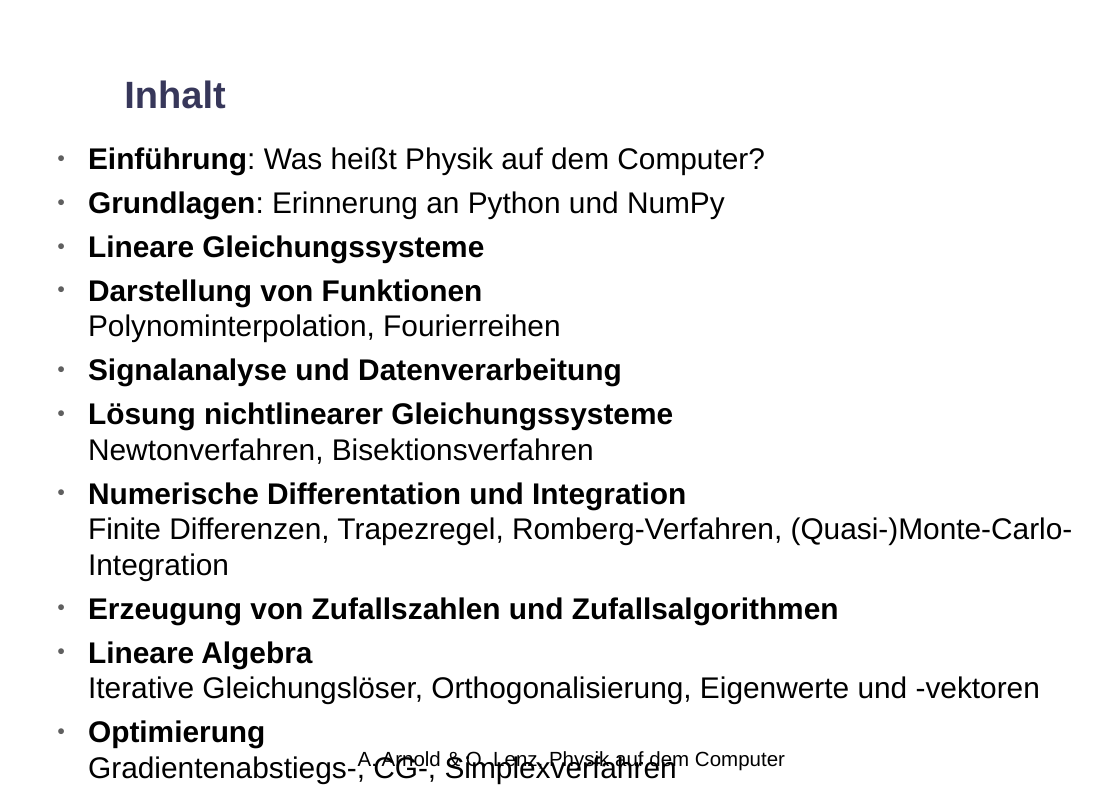
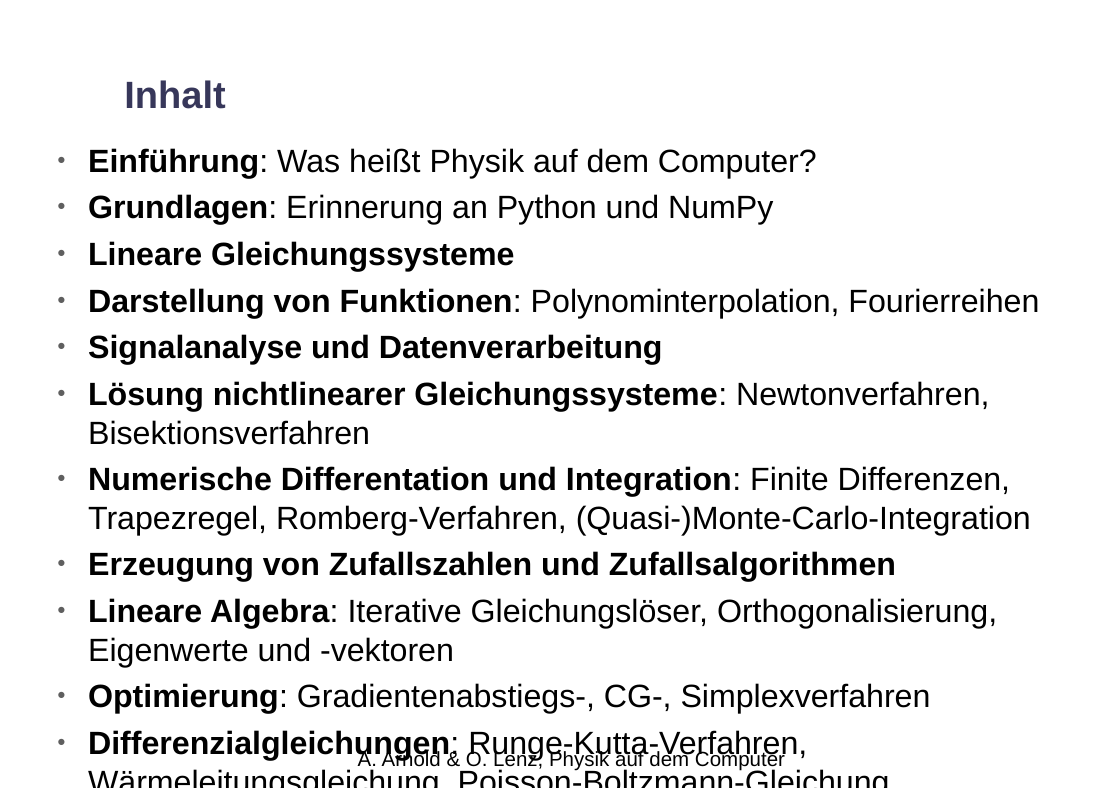
Before and after one commit to arnolda/padc, a slide deck: slide 3 of Vorlesewerbung.odp. Drawn at 1120x788 pixels with LibreOffice and Linux fonts; fonts in the diff are those of the drawing; background and template pictures are left out. Boxes give left, top, right and bottom in pixels: in the first picture for what was removed or moved away, otherwise in the second. Text is boxed around its words. In the diff, an @@ line names an element or a change of style, - is before the commit and + after.

```diff
--- a/Vorlesewerbung.odp
+++ b/Vorlesewerbung.odp
@@ text at box(88, 148, 896, 582): size 20.4 to 22 pt in "Einführung: Was heißt Physik auf dem Computer?", "Grundlagen: Erinnerung an Python und NumPy", "Lineare Gleichungssysteme", "Signalanalyse und Datenverarbeitung" and 1 more places @@
@@ text at box(88, 288, 1039, 318): text changed; size 20.4 to 22 pt @@
-● Darstellung von Funktionen
-  Polynominterpolation, Fourierreihen
+● Darstellung von Funktionen: Polynominterpolation, Fourierreihen
@@ text at box(88, 381, 1031, 535): text changed; size 20.4 to 22 pt @@
-● Lösung nichtlinearer Gleichungssysteme
-  Newtonverfahren, Bisektionsverfahren
-● Numerische Differentation und Integration
-  Finite Differenzen, Trapezregel, Romberg-Verfahren, (Quasi-)Monte-Carlo-Integration
+● Lösung nichtlinearer Gleichungssysteme: Newtonverfahren, Bisektionsverfahren
+● Numerische Differentation und Integration: Finite Differenzen, Trapezregel, Romberg-Verfahren, (Quasi-)Monte-Carlo-Integration
@@ text at box(88, 598, 997, 760): text changed; size 20.4 to 22 pt @@
-● Lineare Algebra
-  Iterative Gleichungslöser, Orthogonalisierung, Eigenwerte und -vektoren
-● Optimierung
-  Gradientenabstiegs-, CG-, Simplexverfahren
-● Differenzialgleichungen
-  Runge-Kutta-Verfahren, Wärmeleitungsgleichung, Poisson-Boltzmann-Gleichung
+● Lineare Algebra: Iterative Gleichungslöser, Orthogonalisierung, Eigenwerte und -vektoren
+● Optimierung: Gradientenabstiegs-, CG-, Simplexverfahren
+● Differenzialgleichungen: Runge-Kutta-Verfahren, Wärmeleitungsgleichung, Poisson-Boltzmann-Gleichung
```
Also in this commit, not shown: 1 other slide changed, 3 other files.
